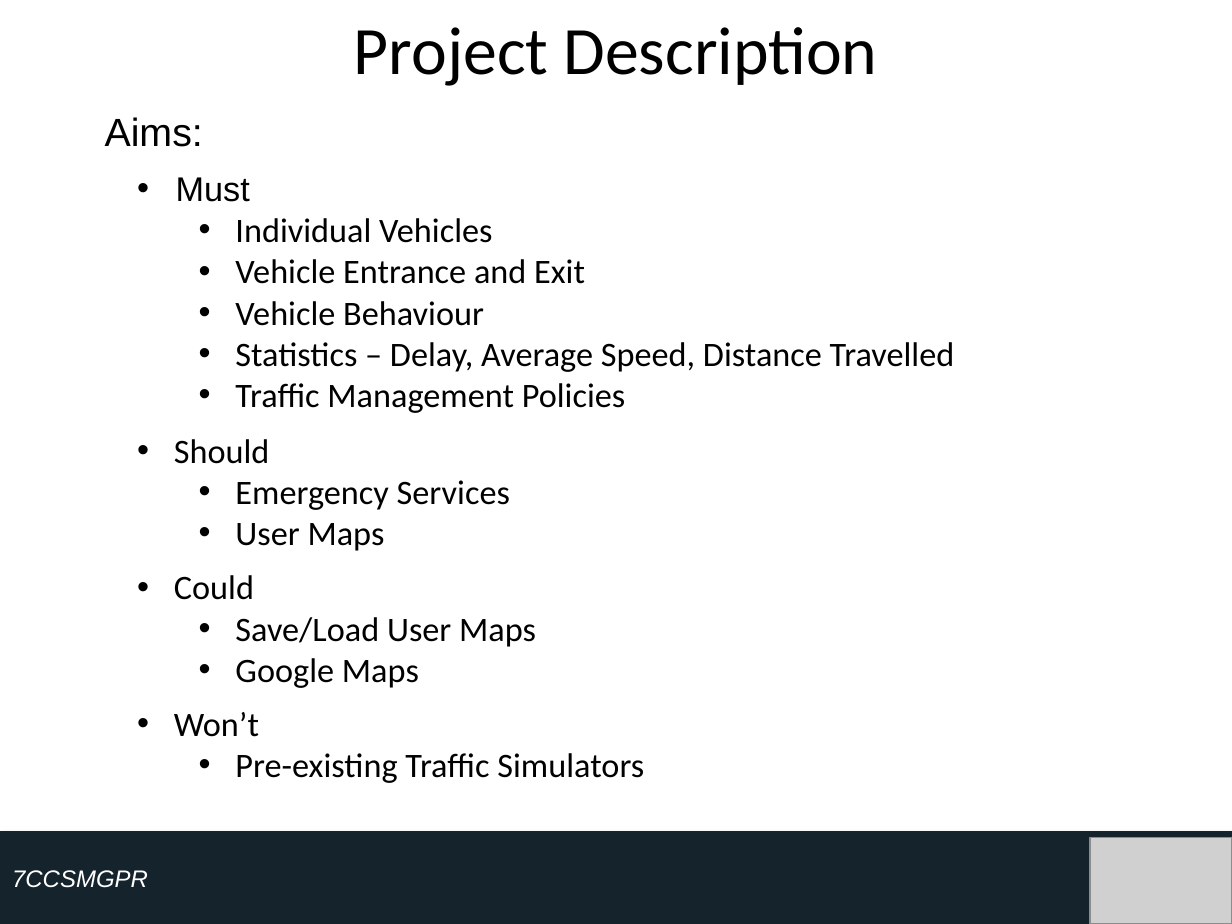
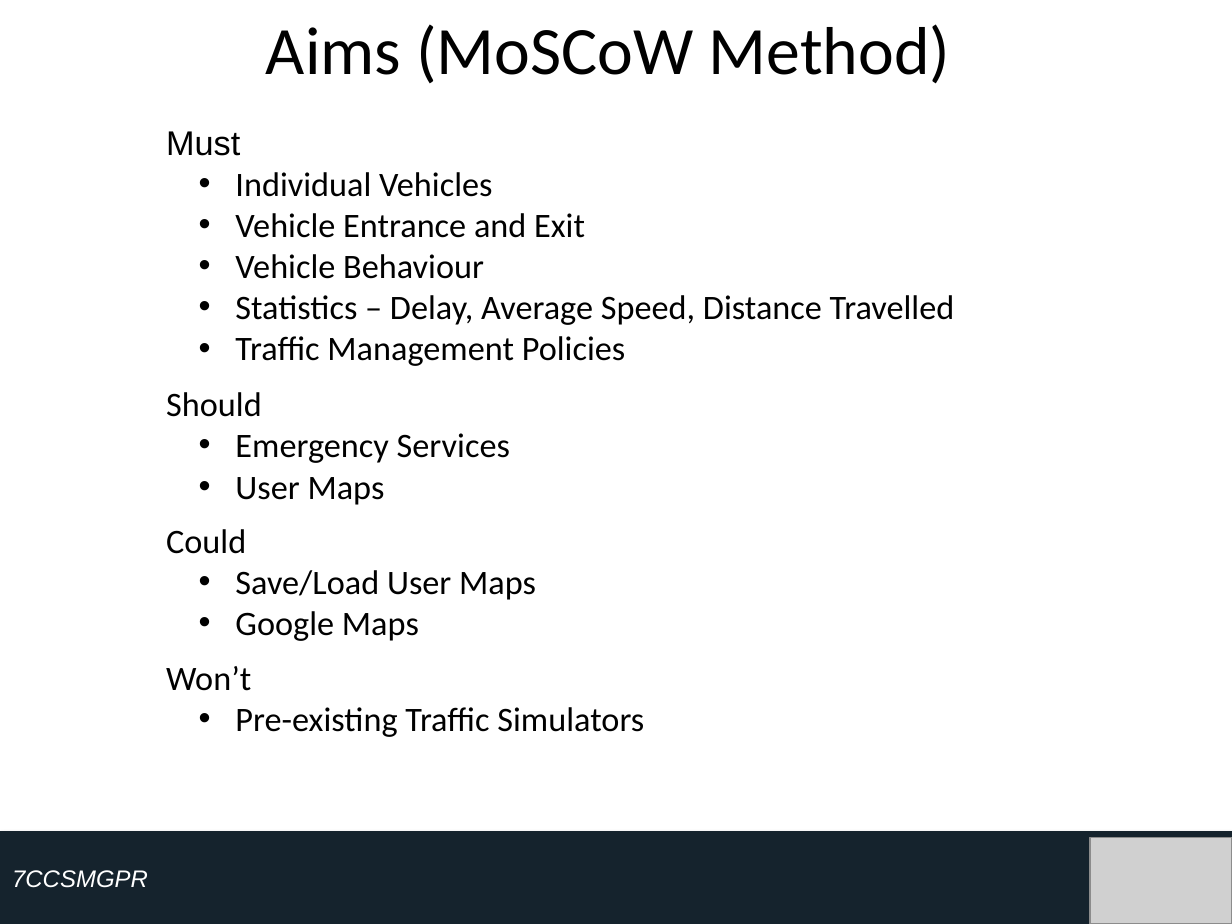
Before and after one commit to leorohr/simulus, a slide deck: slide 2 of doc/Reports/01 - Initial Report/03 - Presentation/Presentation.pptx. Drawn at 1232x924 pixels with LibreOffice and Linux fonts; fonts in the diff are those of the drawing; grey boxes stand for pictures. Boxes give left, top, right and bottom in pixels: in the first picture for what was removed or moved away, otherwise in the second. Text is boxed around its words. In the diff, an @@ line names an element or a change of style, - is before the commit and + after.

```diff
--- a/doc/Reports/01 - Initial Report/03 - Presentation/Presentation.pptx
+++ b/doc/Reports/01 - Initial Report/03 - Presentation/Presentation.pptx
@@ title at bbox=[266, 24, 950, 84]: text changed @@
-Project Description
+Aims (MoSCoW Method)
@@ text removed at bbox=[105, 117, 203, 147] @@
-Aims:
@@ text at bbox=[166, 131, 240, 156]: bullet • to none @@
@@ text at bbox=[166, 392, 262, 417]: bullet • to none @@
@@ text at bbox=[166, 529, 246, 554]: bullet • to none @@
@@ 4 texts: place and size @@
-4 texts at bbox=[174, 177, 955, 783]
+4 texts at bbox=[166, 131, 955, 737]
@@ text at bbox=[166, 666, 251, 691]: bullet • to none @@
```
Also in this commit, not shown: 2 other slides changed, 2 slides added.
